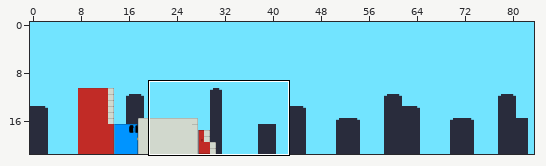
An edit to a level. Tiled map, core/assets/maps/truck.tmx. Above, an overview of the earlier version with the close-up marked.
Close-up. As it was:
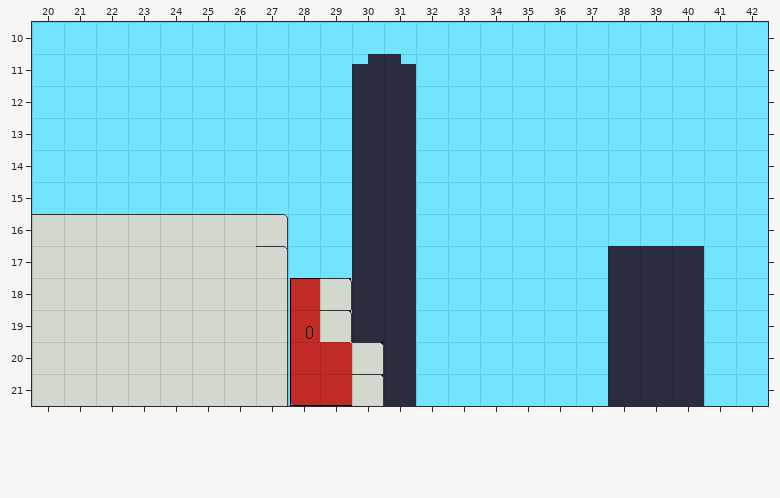
Cells are 32x32 px. Shown: x 20..42, y 10..21. The commit also changed other parts of the map, which this record leaves out.
Now the later version:
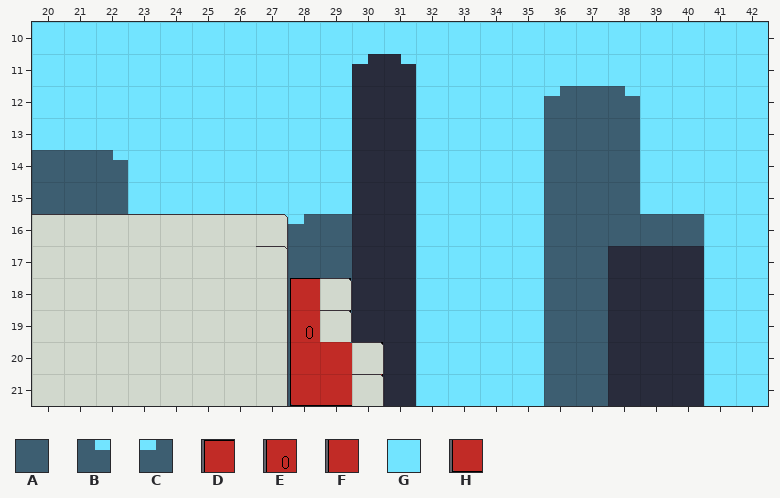
Key: from "background": A 0, B 1, C 2; from "town": D 3, E 16, F 29, G 39, H 42.
_ is an empty cell.
Tiles of an added or newly shown layer are drawn over the layers below it.
See-through tiles are keyed as they look on the map.
Diff:
Layer "BACK" (removed):
y 12..13: x 36..37 GG -> __
y 14..15: x 20..22 GGG -> ___; x 36..37 GG -> __
y 16..17: x 28..29 GG -> __; x 36..37 GG -> __
y 18..21: x 28 G -> _; x 36..37 GG -> __
Layer "MIDDLE" (removed):
y 18: x 28 D -> _
y 19: x 28 E -> _
y 20: x 28 F -> _
y 21: x 28 H -> _
Layer "PARALLAXSLOW" (added):
y 12: x 36..38 ___ -> CAB
y 13: x 36..38 ___ -> AAA
y 14: x 20..22 ___ -> AAB; x 36..38 ___ -> AAA
y 15: x 20..22 ___ -> AAA; x 36..38 ___ -> AAA
y 16: x 28..29 __ -> CA; x 36..40 _____ -> AAAAA
y 17: x 28..29 __ -> AA; x 36..37 __ -> AA
y 18..21: x 28 _ -> A; x 36..37 __ -> AA
Layer "MIDDLEFRONT" (added):
y 18: x 28 _ -> D
y 19: x 28 _ -> E
y 20: x 28 _ -> F
y 21: x 28 _ -> H
